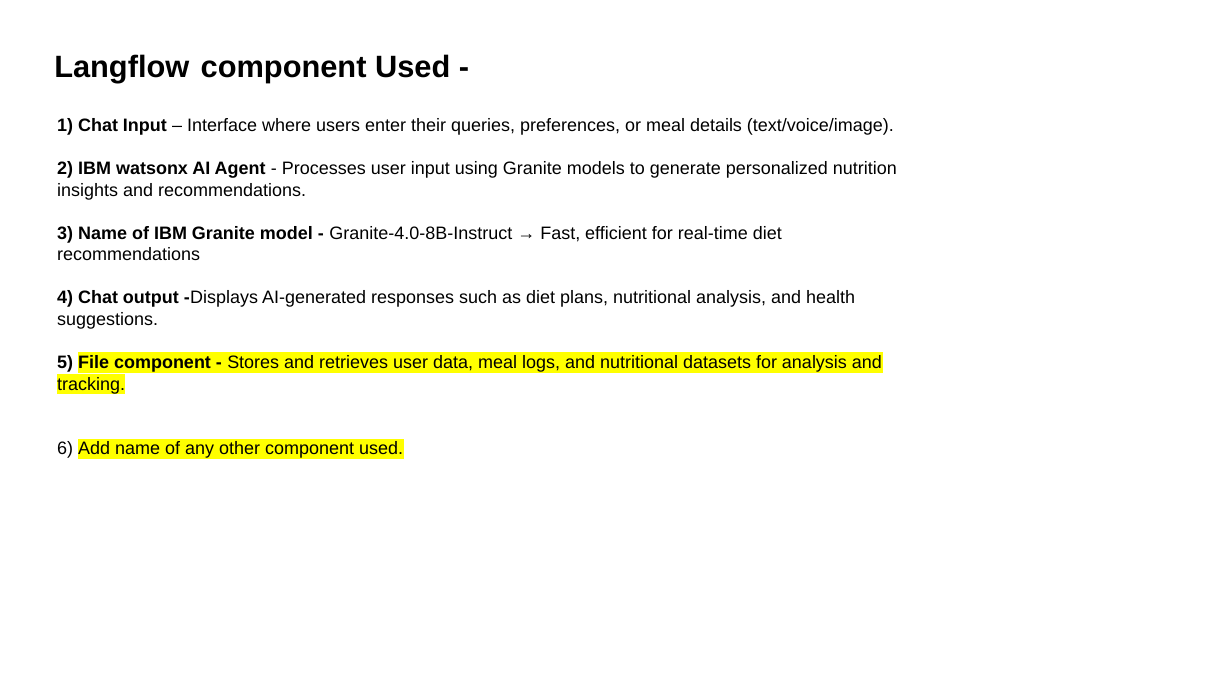
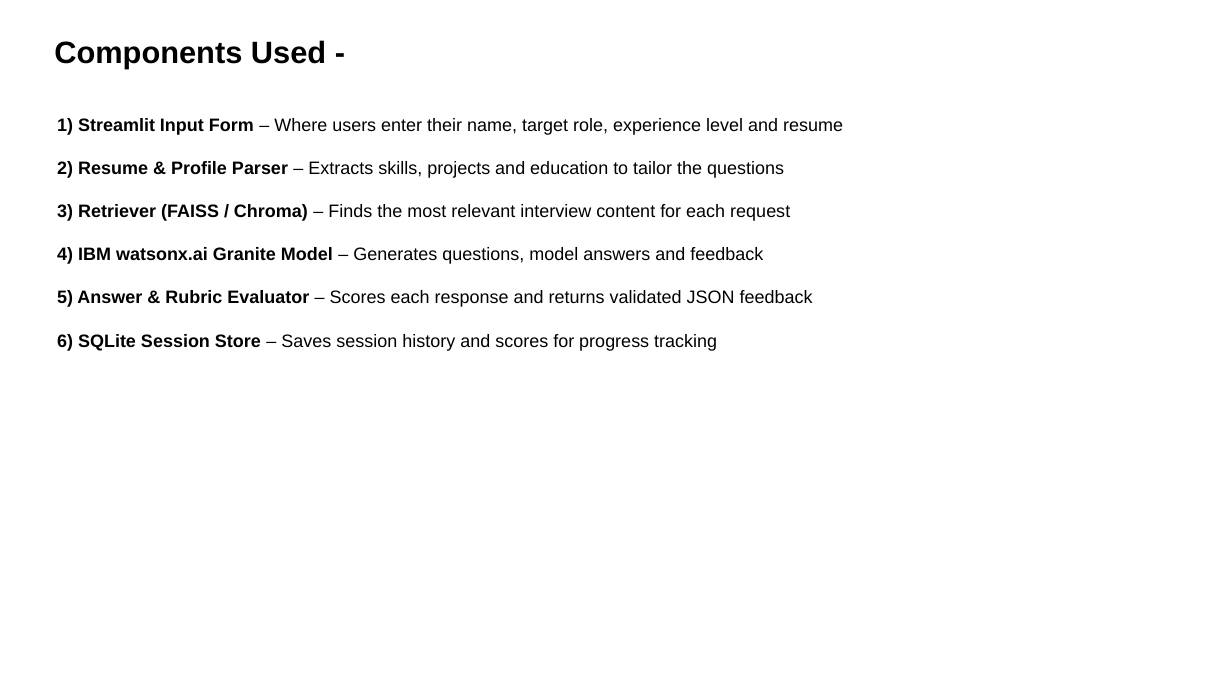
Before and after one commit to udhaya-0811/Interview-Trainer-Agent-Project, a slide deck: slide 6 of Interview_Trainer_Agent_Submission.pptx. Drawn at 1232x693 pixels with LibreOffice and Linux fonts; fonts in the diff are those of the drawing. Boxes give left, top, right and bottom in pixels: in the first picture for what was removed or moved away, otherwise in the second. Text is boxed around its words. In the diff, an @@ line names an element or a change of style, - is before the commit and + after.

Commit message:
Add PPTX presentation, problem statement PDF, and token usage tracking
- Interview_Trainer_Agent_Submission.pptx: fully filled 16-slide presentation
- Problem_Statement_22_Interview_Trainer_Agent.pdf: problem statement
- granite_client.py: added token usage tracking (input/output/total per session)

```diff
--- a/Interview_Trainer_Agent_Submission.pptx
+++ b/Interview_Trainer_Agent_Submission.pptx
@@ text at (54, 40, 326, 69): text changed @@
-Langflow component Used -
+Components Used -
@@ text at (57, 118, 843, 351): text changed @@
-1) Chat Input – Interface where users enter their queries, preferences, or meal details (text/voice/image).
-2) IBM watsonx AI Agent - Processes user input using Granite models to generate personalized nutrition insights and recommendations.
-3) Name of IBM Granite model - Granite-4.0-8B-Instruct → Fast, efficient for real-time diet recommendations
-4) Chat output -Displays AI-generated responses such as diet plans, nutritional analysis, and health suggestions.
-5) File component - Stores and retrieves user data, meal logs, and nutritional datasets for analysis and tracking.
-6) Add name of any other component used.
+1) Streamlit Input Form – Where users enter their name, target role, experience level and resume
+2) Resume & Profile Parser – Extracts skills, projects and education to tailor the questions
+3) Retriever (FAISS / Chroma) – Finds the most relevant interview content for each request
+4) IBM watsonx.ai Granite Model – Generates questions, model answers and feedback
+5) Answer & Rubric Evaluator – Scores each response and returns validated JSON feedback
+6) SQLite Session Store – Saves session history and scores for progress tracking
```
Also in this commit, not shown: 11 other slides changed, 2 slides added, 3 slides removed, 2 other files.
